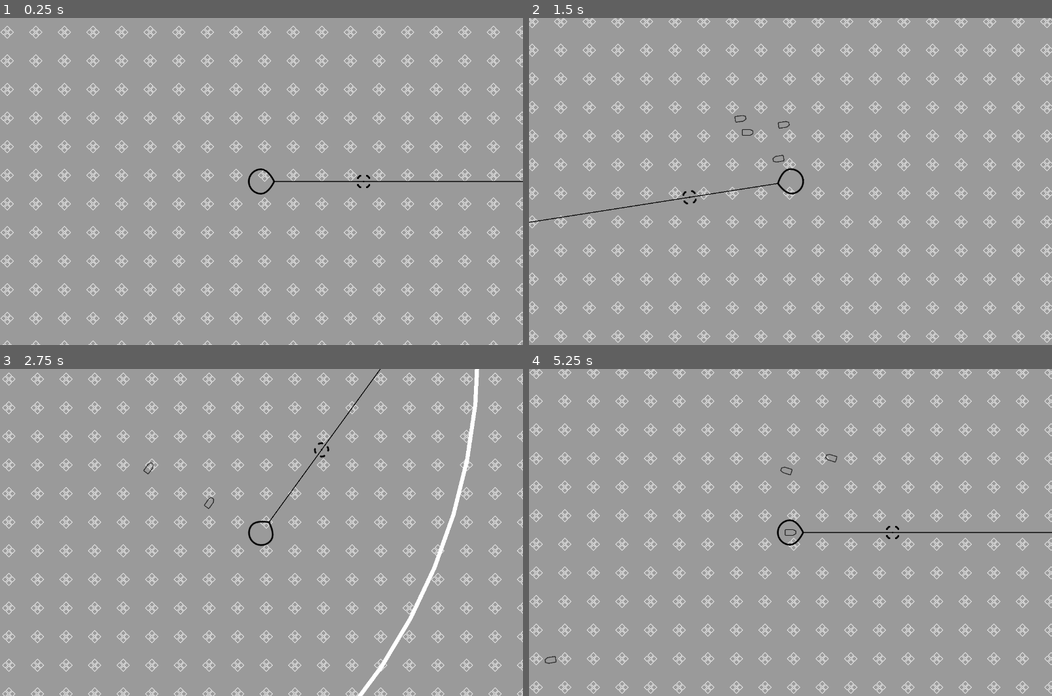
Above: before the commit, frames 1-4 (two rows, left to right).
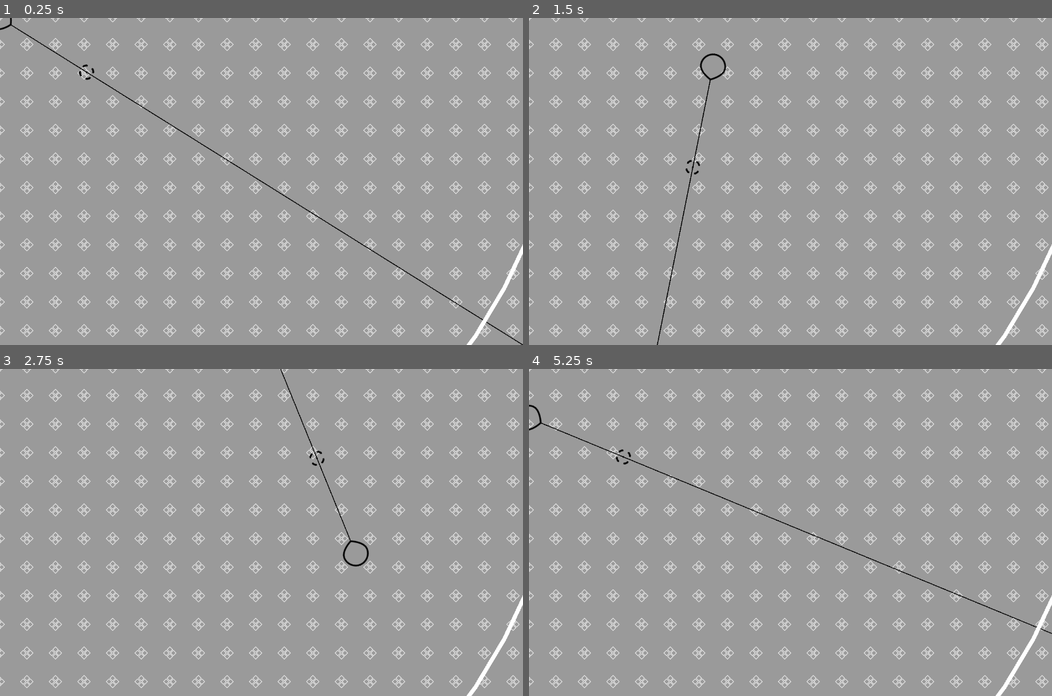
Above: after the commit, the same moments.

Repository: uvmain/zapfour
Game: Godot game, scene res://main/main.tscn
Same seed, same stepped clock (60 frames per second), same inputs: the game is played once before the commit and once after it.
Inputs (mouse positions are in pixels of both pictures, inside the frame that each line leads up to):
- Up to frame 1 (0.25 s): no input
- Up to frame 2 (1.5 s): tap Enter at 0.5 s; move the mouse to (905, 165) at 0.52 s; hold D (player_right) 0.53-1.28 s; move the mouse to (685, 197) at 1.27 s; hold S (player_down) from 1.28 s (still down)
- Up to frame 3 (2.75 s): move the mouse to (313, 460) at 2.02 s; release S (player_down) at 2.03 s; hold D (player_right) from 2.03 s (still down)
- Up to frame 4 (5.25 s): move the mouse to (764, 597) at 2.77 s; release D (player_right) at 2.78 s; hold W (player_up) 2.78-3.53 s; move the mouse to (947, 581) at 3.52 s; hold A (player_left) 3.53-5.03 s; move the mouse to (633, 483) at 4.27 s; move the mouse to (816, 532) at 5.02 s; hold S (player_down) from 5.03 s (still down)

The runs differ from the first frame. In frame 1, 13% of the frame differs, in the area x 0-100%, y 0-100%; in frame 2, 12%; in frame 3, 14%; in frame 4, 13%.
Error after the commit: Attempt to call function 'add_child' in base 'null instance' on a null instance. (res://weapons/blaster/blaster.gd:16)

Commit message:
add basic enemy

Diff:
--- a/enemies/enemymanager.gd
+++ b/enemies/enemymanager.gd
@@ -1,13 +1,21 @@
 extends Node2D
 
-@export var enemies: Array[PackedScene] = []
+var timer
+var interval = 3.0
 
+# Start the timer with the specified interval
+func _ready():
+	timer = $SpawnTimer
+	timer.wait_time = interval
+	timer.start()
 
-# Called when the node enters the scene tree for the first time.
-func _ready():
-	pass # Replace with function body.
+# Define the function to instantiate the enemy
+func spawn_enemy():
+	var enemy = preload("res://enemies/green.tscn").instantiate()
+	add_child(enemy)
 
-
-# Called every frame. 'delta' is the elapsed time since the previous frame.
+# Call the spawn_enemy function in the _process function when the timer expires
 func _process(_delta):
-	pass
+	if timer.time_left == 0.0:
+		timer.start()
+		spawn_enemy()
--- a/enemies/green.gd
+++ b/enemies/green.gd
@@ -2,18 +2,20 @@
 
 var player
 var direction : Vector2
-@export var move_speed: int = 200
-
+@export var speed = 200
+@export var accuracy = 50
 
 func _ready():
 	player = get_tree().get_first_node_in_group("Player")
 
 
-func _physics_process(delta):
-	move_to_target(delta)
+func move_towards_player(delta):
+	direction = (player.position - position).normalized()
+	direction *= (speed * delta)
+	speed += randf_range(1 - accuracy, 1 + accuracy)
+	position += direction
 
 
-func move_to_target(delta):
-	var target_position = player.global_position
-	direction = global_position.direction_to(target_position)
-	global_position += direction * move_speed * delta
+func _physics_process(delta):
+	look_at(player.position)
+	move_towards_player(delta)
--- a/enemies/green.tscn
+++ b/enemies/green.tscn
@@ -1,8 +1,11 @@
-[gd_scene load_steps=2 format=3 uid="uid://c268sxgkg355n"]
+[gd_scene load_steps=3 format=3 uid="uid://c268sxgkg355n"]
 
 [ext_resource type="Script" path="res://enemies/green.gd" id="1_pdcx1"]
+[ext_resource type="Texture2D" uid="uid://irgu2f1h38em" path="res://assets/textures/player/tear.png" id="2_8blvk"]
 
 [node name="Green" type="Node2D"]
 script = ExtResource("1_pdcx1")
 
 [node name="Sprite2D" type="Sprite2D" parent="."]
+rotation = 1.5708
+texture = ExtResource("2_8blvk")
--- a/main/main.tscn
+++ b/main/main.tscn
@@ -1,9 +1,8 @@
-[gd_scene load_steps=6 format=3 uid="uid://5gdkhpxi3nb1"]
+[gd_scene load_steps=5 format=3 uid="uid://5gdkhpxi3nb1"]
 
+[ext_resource type="PackedScene" uid="uid://dsnqcahn5auee" path="res://enemies/enemy_manager.tscn" id="2_auoog"]
 [ext_resource type="PackedScene" uid="uid://u46nrb8y8lo4" path="res://player/player.tscn" id="2_bt6vk"]
-[ext_resource type="Script" path="res://enemies/enemymanager.gd" id="2_e3ryg"]
 [ext_resource type="PackedScene" uid="uid://bb67qku2eyo43" path="res://background/background.tscn" id="3_7qflg"]
-[ext_resource type="PackedScene" uid="uid://c268sxgkg355n" path="res://enemies/green.tscn" id="3_j2vvi"]
 [ext_resource type="PackedScene" uid="uid://ch2libn6m8ou0" path="res://perimeter/perimeter.tscn" id="5_13o4a"]
 
 [node name="Main" type="Node2D"]
@@ -13,9 +12,7 @@
 [node name="RemoteTransform2D" type="RemoteTransform2D" parent="Player"]
 remote_path = NodePath("../../Camera2D")
 
-[node name="EnemyManager" type="Node2D" parent="."]
-script = ExtResource("2_e3ryg")
-enemies = [ExtResource("3_j2vvi")]
+[node name="EnemyManager" parent="." instance=ExtResource("2_auoog")]
 
 [node name="BulletManager" type="Node2D" parent="." groups=["BulletManager"]]
 
